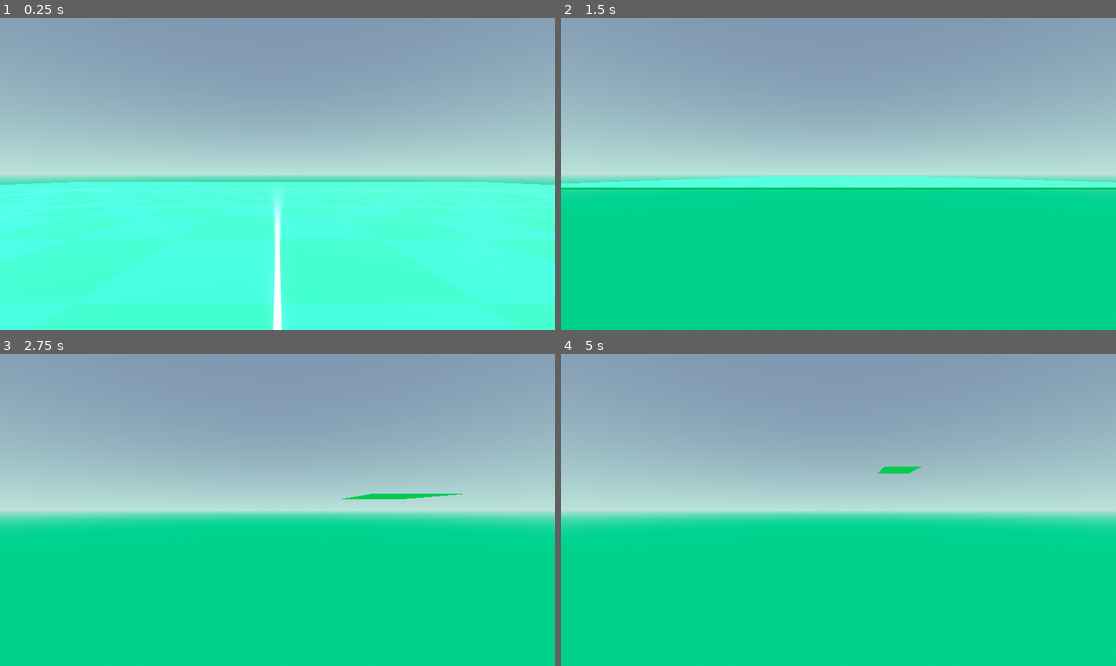
Above: before the commit, frames 1-4 (two rows, left to right).
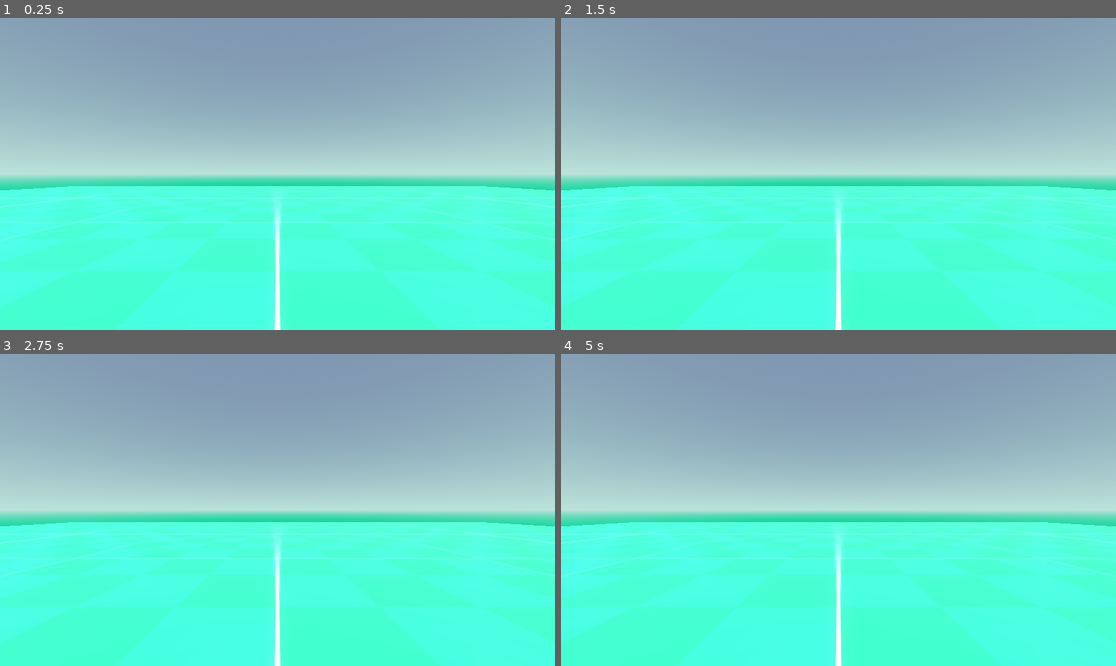
Above: after the commit, the same moments.

Repository: Solyphonous/GodotMovementThing
Game: Godot game, scene res://world.tscn
Two runs of this game, one before a commit and one after it. Both use one fixed random seed, a clock stepped at 60 frames per second and the inputs below.
Inputs:
- Up to frame 1 (0.25 s): no input
- Up to frame 2 (1.5 s): tap Enter at 0.5 s; hold D (Right) 0.53-1.28 s; tap Space at 1.25 s; hold S (Back) from 1.28 s (still down)
- Up to frame 3 (2.75 s): tap Enter at 2 s; release S (Back) at 2.03 s; hold D (Right) from 2.03 s (still down)
- Up to frame 4 (5 s): release D (Right) at 2.78 s; hold W (Forward) 2.78-3.53 s; tap Space at 3.5 s; hold A (Left) from 3.53 s (still down)

The runs differ from the first frame. In frame 1, 1.7% of the frame differs, in the area x 0-100%, y 52-100%; in frame 2, 48%, in the area x 0-100%, y 50-100%; in frame 3, 46%; in frame 4, 46%.
Error after the commit: Parse Error: No constructor of "Vector3" matches the signature "Vector3(int, Vector3, int)". (res://player.gd:22)

Commit message:
progress woa

Diff:
--- a/camera.gd
+++ b/camera.gd
@@ -1,6 +1,6 @@
 extends Camera3D
 
-@onready var player: RigidBody3D = get_node("../Player")
+@onready var cam: Node3D = get_node("../Player/CamHolder")
 
 # Called when the node enters the scene tree for the first time.
 func _ready():
@@ -9,5 +9,4 @@
 
 # Called every frame. 'delta' is the elapsed time since the previous frame.
 func _process(delta):
-	transform = player.transform
-	print(player.transform)
+	transform = cam.transform
--- a/player.gd
+++ b/player.gd
@@ -1,9 +1,15 @@
 extends RigidBody3D
+
+@onready var Cam: Camera3D = $Camera3D
 
 const SPEED = 100
 
 # Called when the node enters the scene tree for the first time.
 func _ready():
+	pass
+
+func updateCamera():
+
 	pass
 
 # Called every frame. 'delta' is the elapsed time since the previous frame.
@@ -13,3 +19,4 @@
 func _physics_process(delta):
 	var movevector: Vector2 = Input.get_vector("Back", "Forward", "Left", "Right")
 	apply_force(Vector3(movevector.x*SPEED, 0, movevector.y*SPEED))
+	transform.basis = Quaternion.from_euler(Vector3(0, Cam.transform.basis.y, 0))
--- a/player.tscn
+++ b/player.tscn
@@ -25,6 +25,7 @@
 shape = SubResource("CapsuleShape3D_o41ay")
 metadata/_edit_lock_ = true
 
-[node name="Camera3D" type="Camera3D" parent="."]
+[node name="Camera3D" type="Camera3D" parent="Player"]
+transform = Transform3D(1, 0, 0, 0, 1, 0, 0, 0, 1, 0, 0.5, 0)
 script = ExtResource("2_e6bpq")
 metadata/_edit_lock_ = true
